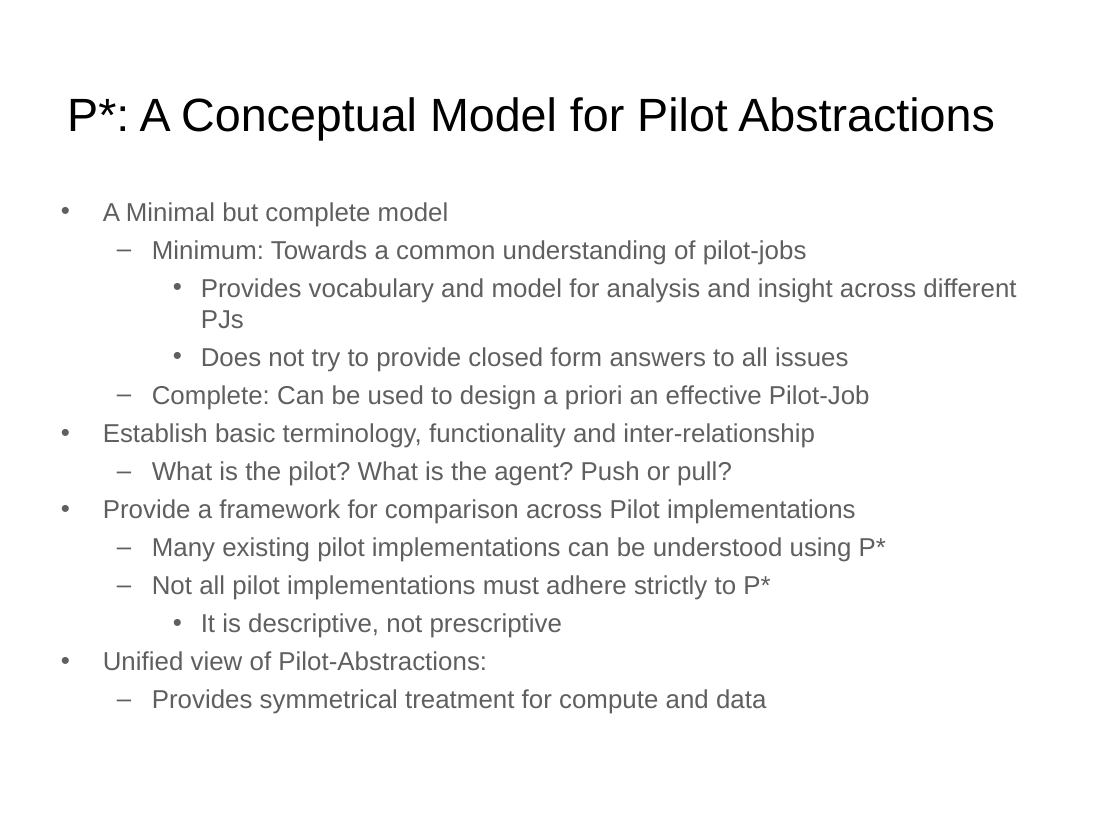
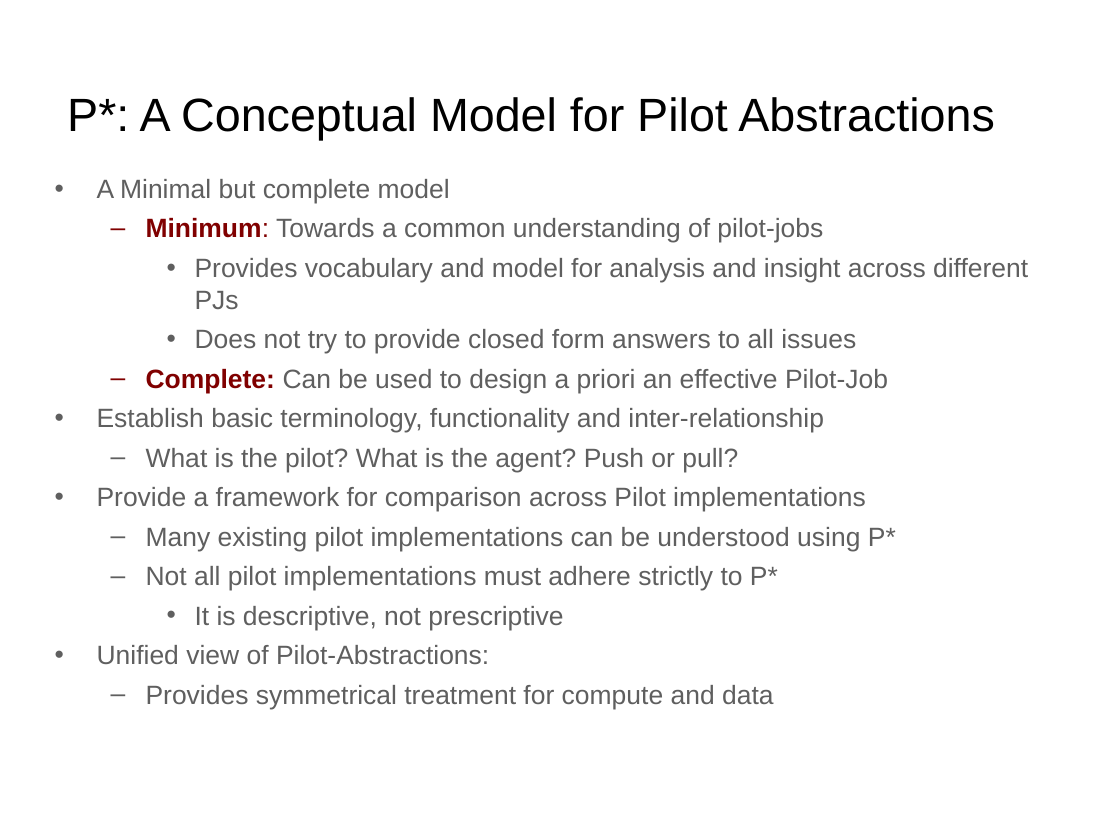
Before and after one commit to saga-project/presentations, a slide deck: slide 9 of bnl-pstar.ppt. Drawn at 1120x840 pixels with LibreOffice and Linux fonts; fonts in the diff are those of the drawing; background and template pictures are left out. Boxes give left, top, right and bottom in pixels: in the first picture for what was removed or moved away, otherwise in the second. Text is boxed around its words. In the diff, an @@ line names an element or a change of style, - is before the commit and + after.

```diff
--- a/bnl-pstar.ppt
+++ b/bnl-pstar.ppt
@@ text "A Minimal but complete model": place and size @@
-text "A Minimal but complete model" at (103, 202, 1016, 714)
+text "A Minimal but complete model" at (97, 179, 1028, 709)
@@ text "A Minimal but complete model" at (97, 179, 1028, 709): size 16.6 to 17 pt; text colour #5F5F5F to #800000, bold on in "Minimum:", "Complete:"; bullet colour #5F5F5F to #800000 @@
```
Also in this commit, not shown: 10 other slides changed, 2 slides added.
